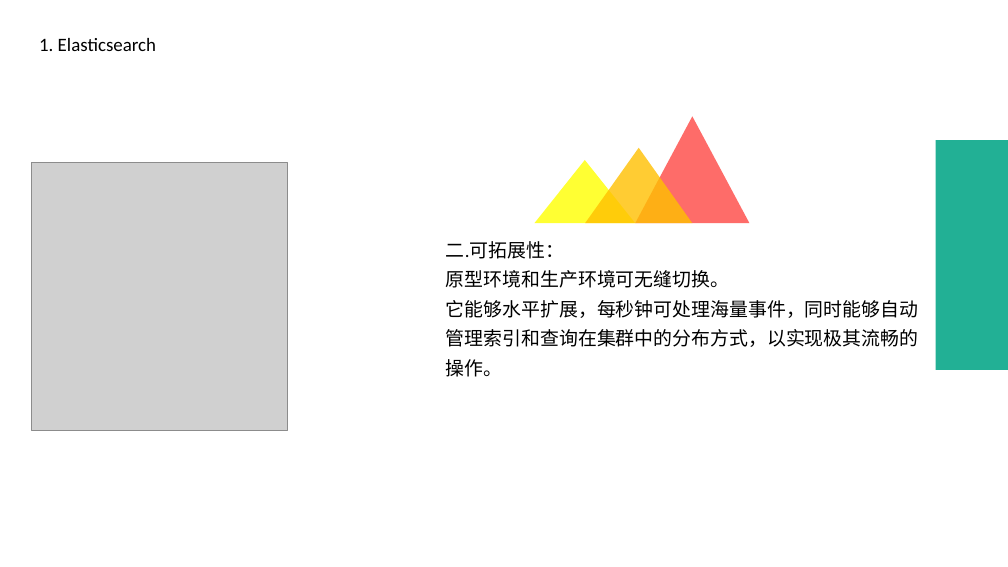
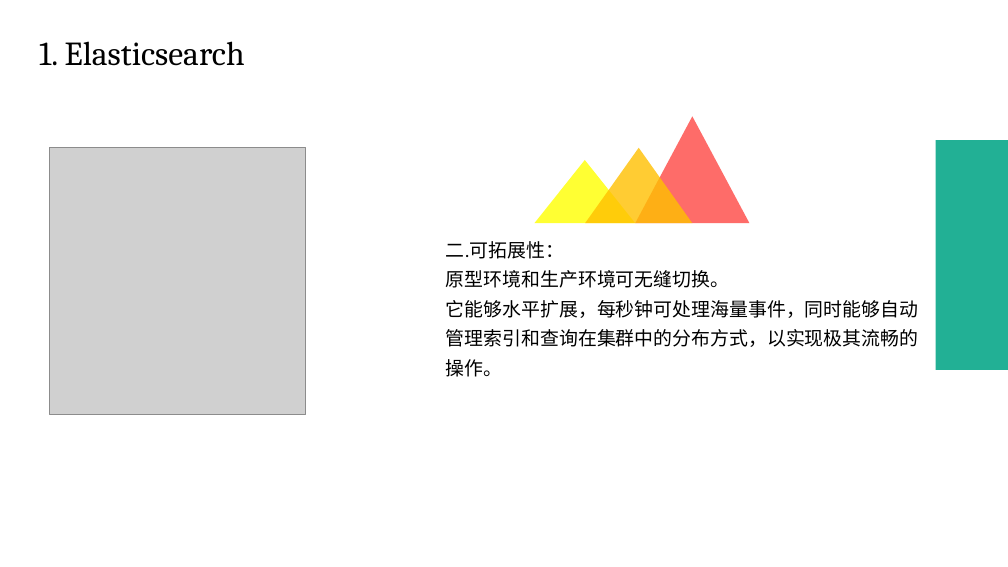
Before and after one commit to 1991lin/Documents, a slide deck: slide 5 of ELK.pptx. Drawn at 1008x567 pixels with LibreOffice and Linux fonts; fonts in the diff are those of the drawing; grey boxes stand for pictures. Boxes give left, top, right and bottom in pixels: in the first picture for what was removed or moved away, otherwise in the second. Text is boxed around its words. In the diff, an @@ line names an element or a change of style, - is before the commit and + after.

```diff
--- a/ELK.pptx
+++ b/ELK.pptx
@@ text "1. Elasticsearch" at [39, 41, 245, 66]: size 18 to 32 pt, font Calibri to Cambria @@
@@ picture: place and size @@
-picture at [32, 163, 288, 430]
+picture at [50, 147, 306, 415]
```
Also in this commit, not shown: 16 other slides changed.
